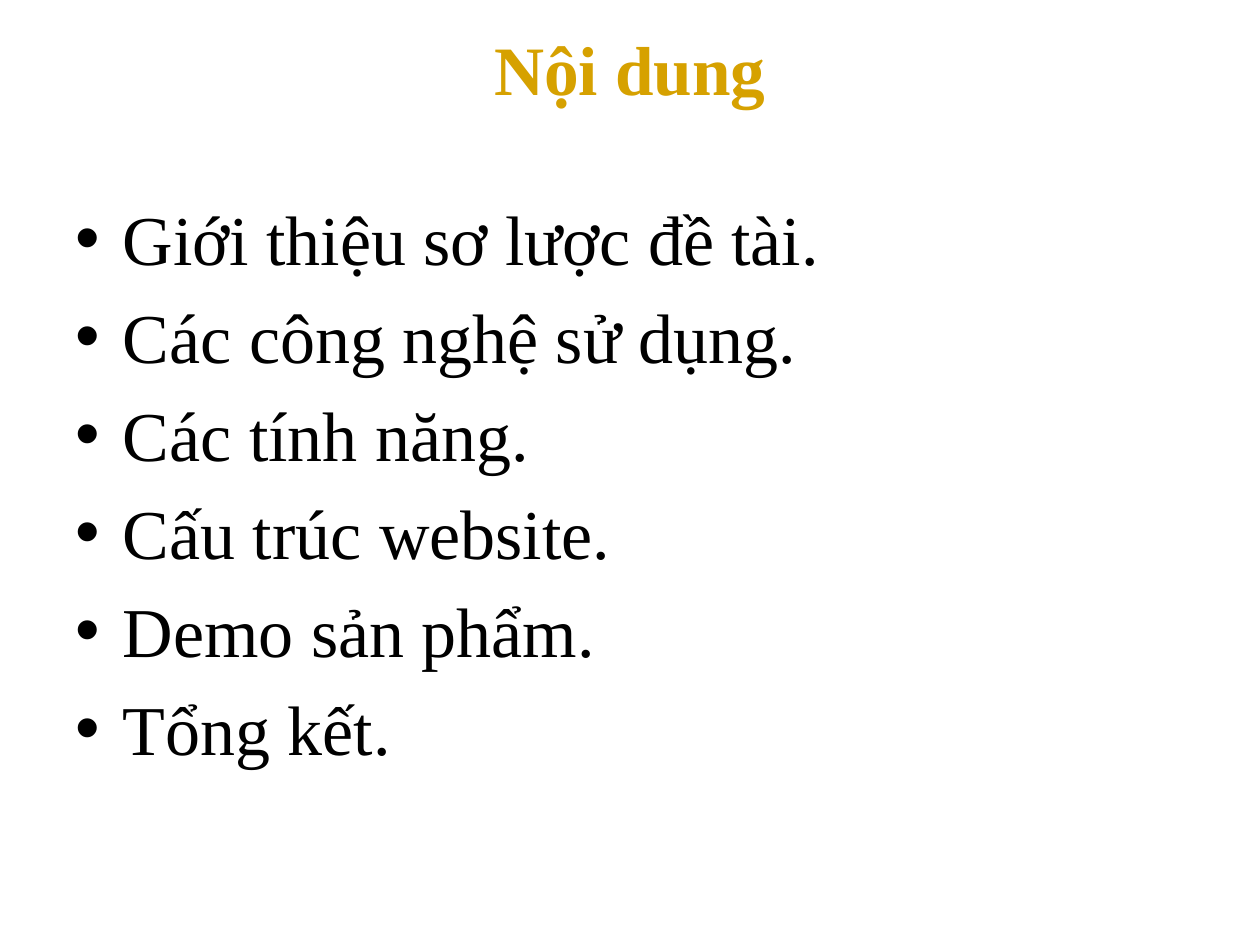
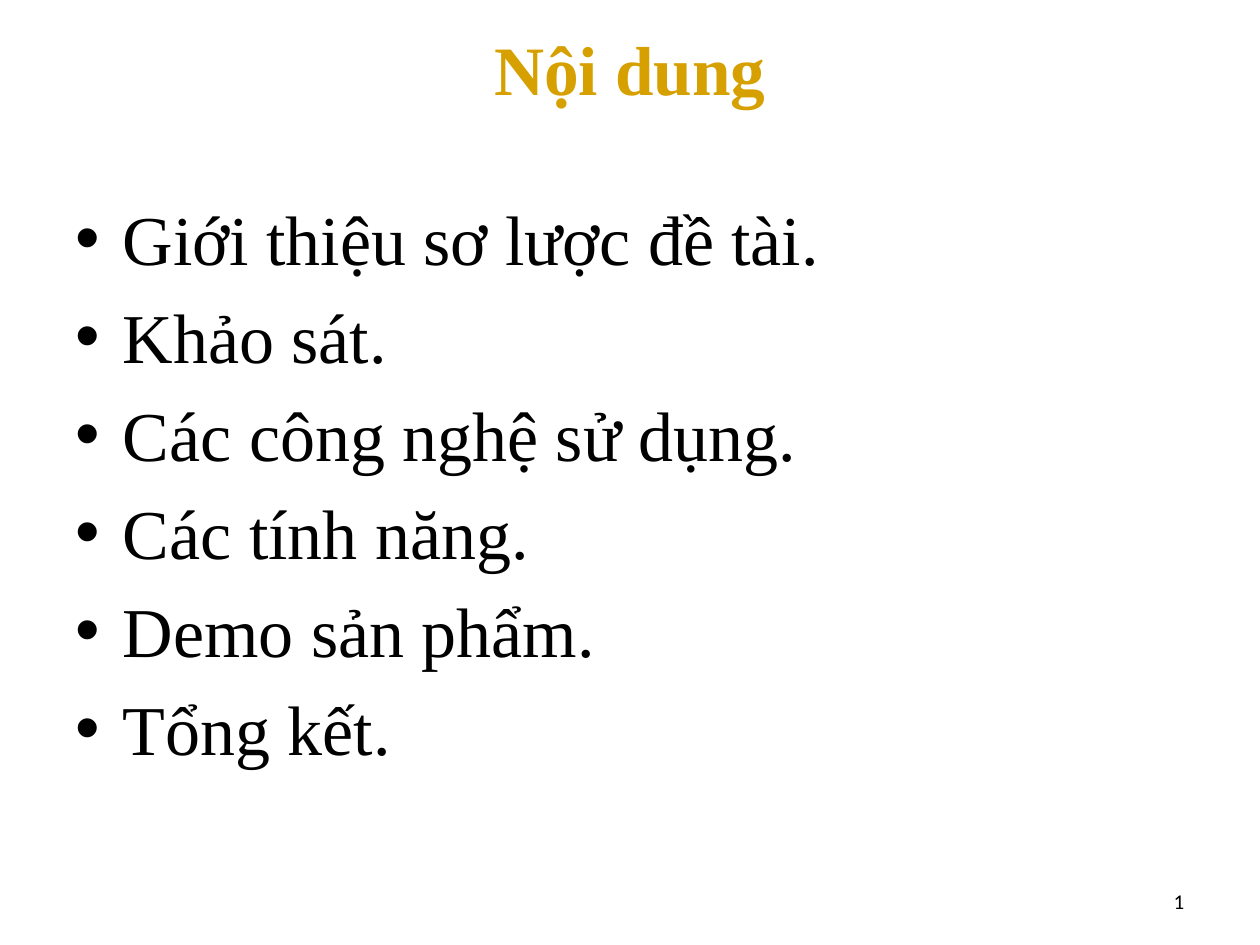
Before and after one commit to anhempk1250/TLCN-CuaHangTinHoc, a slide deck: slide 2 of TLCN.pptx. Drawn at 1260x945 pixels with LibreOffice and Linux fonts; fonts in the diff are those of the drawing; background and template pictures are left out. Boxes give left, top, right and bottom in pixels: in the first picture for what was removed or moved away, otherwise in the second. Text is boxed around its words. In the diff, an @@ line names an element or a change of style, - is before the commit and + after.

```diff
--- a/TLCN.pptx
+++ b/TLCN.pptx
@@ text at (x1=123, y1=314, x2=387, y2=364): paragraph added @@
+• Khảo sát.
@@ text at (x1=123, y1=508, x2=610, y2=560): paragraph removed @@
-• Cấu trúc website.
@@ page number added at (x1=1174, y1=895, x2=1185, y2=909), 12 pt, text #000000 @@
+1
```
Also in this commit, not shown: 8 other slides changed, 3 slides added, 2 slides removed.
